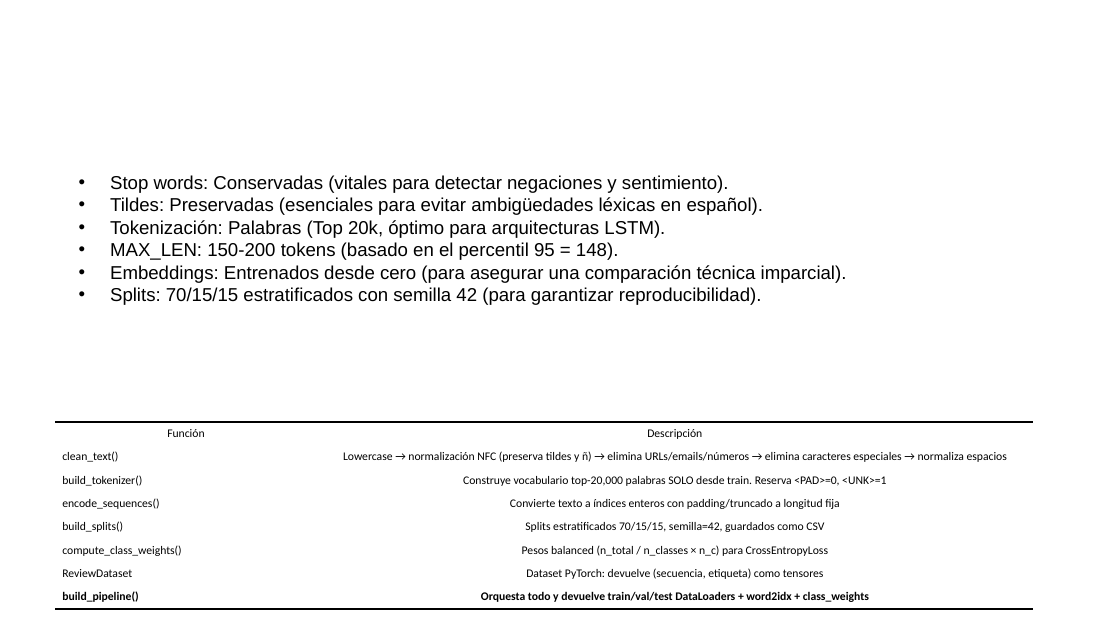
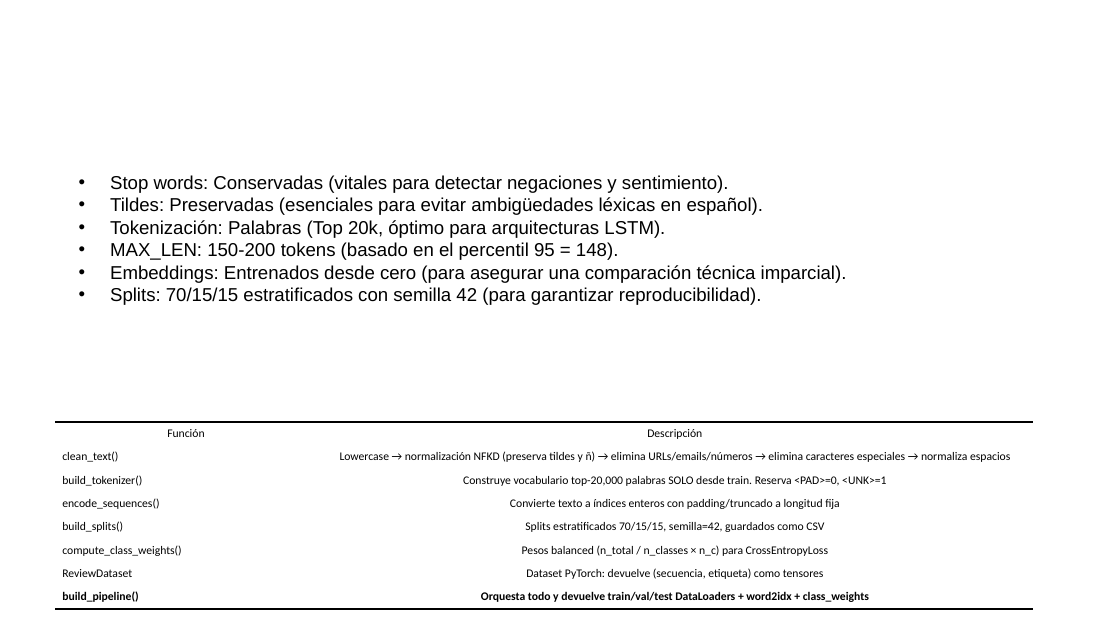
Before and after one commit to JuanSe1796/Proyecto_Deep_Learning_Final, a slide deck: slide 8 of docs/PROYECTO DEEP LEARNING.pptx (slide 6 before the commit). Drawn at 1120x630 pixels with LibreOffice and Linux fonts; fonts in the diff are those of the drawing; background and template pictures are left out. Boxes give left, top, right and bottom in pixels: in the first picture for what was removed or moved away, otherwise in the second. Text is boxed around its words. In the diff, an @@ line names an element or a change of style, - is before the commit and + after.

```diff
--- a/docs/PROYECTO DEEP LEARNING.pptx
+++ b/docs/PROYECTO DEEP LEARNING.pptx
@@ table at <box>55,422,1033,608</box> @@
-row 2, column 2: Lowercase → normalización NFC (preserva tildes y ñ) → elimina URLs/emails/números → elimina caracteres especiales → normaliza espacios
+row 2, column 2: Lowercase → normalización NFKD (preserva tildes y ñ) → elimina URLs/emails/números → elimina caracteres especiales → normaliza espacios
```
Also in this commit, not shown: 8 other slides changed, 5 slides added.
